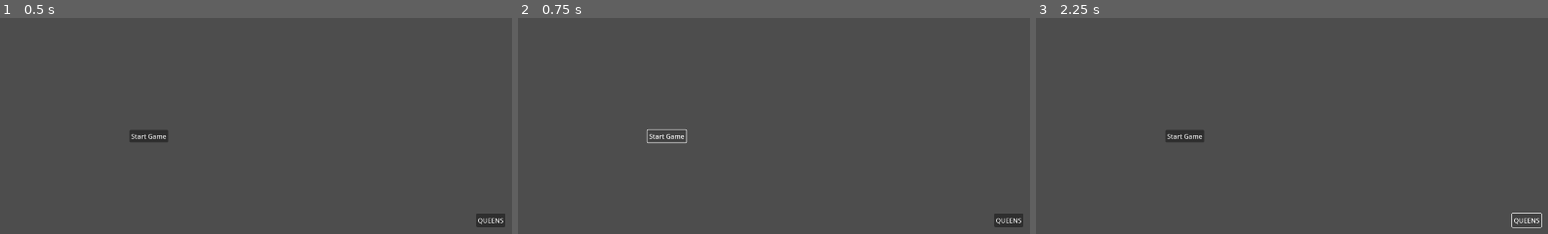
Above: before the commit, frames 1-3 (left to right).
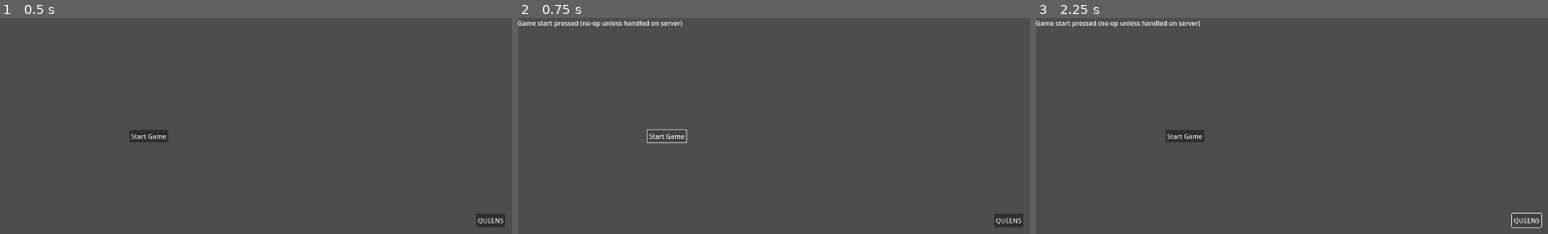
Above: after the commit, the same moments.

Repository: zyreoo/queens
Game: Godot game, scene res://scenes/main.tscn
The game is run twice, just before and just after one commit, with the same random seed, the same clock (stepped at 60 frames per second) and the same inputs.
Inputs:
- Up to frame 1 (0.5 s): no input
- Up to frame 2 (0.75 s): click "Start Game" at 0.5 s
- Up to frame 3 (2.25 s): click "Start Game" at 1.25 s; click "QUEENS" at 2 s

Frame 1 is identical in both runs. In frame 2, 0.4% of the frame differs, in the area x 0-33%, y 1-5%; in frame 3, 0.4%.

Commit message:
ok so had that bug, i ve tried to solve it, i dont know why maybe it is a godot problem bc after many minutes of trying to solve, i saw that i run one instance in godot is not a problem, but i i run two instances i have some problems bc idk are joining more people, so i ve put the limit to two 2, i ve tried many changes to my code, some limits per joining or something in this debug time, also working still to the server, and implementing the old functions that i have made for the peer to peer now to express js

Diff:
--- a/queens-gameplay/project.godot
+++ b/queens-gameplay/project.godot
@@ -14,6 +14,7 @@
 run/main_scene="res://scenes/main.tscn"
 config/features=PackedStringArray("4.4", "Forward Plus")
 config/icon="res://wakatime/icon.svg"
+config/player_id="720b8687-dbb0-4a12-b69a-2d41bf50f4be"
 
 [display]
 
--- a/queens-gameplay/scripts/main.gd
+++ b/queens-gameplay/scripts/main.gd
@@ -4,7 +4,7 @@
 @onready var message_label := $MessageLabel
 @onready var start_button := $StartGameButton
 
-var player_id: int = -1
+var player_id: = ""
 var center_card: Dictionary = {}
 var poll_timer := Timer.new()
 var current_player_id = null
@@ -14,28 +14,43 @@
 var current_turn_index := -1
 
 func _ready():
-	if player_id == -1:
+	player_id = ProjectSettings.get_setting("application/config/player_id", "")
+	if player_id == "":
 		join_game()
-
+	add_child(poll_timer)
+	poll_timer.wait_time = 1.0
+	poll_timer.timeout.connect(fetch_state)
+	poll_timer.start()
+	http.request_completed.connect(_on_request_completed)
+	start_button.pressed.connect(_on_start_game)
 
 func join_game():
-	if player_id != -1:
-		print("already joineds as player")
-		return
-
+	print("Sending join request")
 	var url = "http://localhost:3000/join"
 	var headers = ["Content-Type: application/json"]
-	var body = JSON.stringify({"room_id": "room1"})
+	var body_dict = {
+	"room_id": "room1"
+	}
+	if player_id != "":
+		body_dict["player_id"] = player_id
+	var body = JSON.stringify(body_dict)
 	var err = http.request(url, headers, HTTPClient.METHOD_POST, body)
 	if err != OK:
 		printerr("Failed to join:", err)
+
 
 func _on_start_game():
 	message_label.text = "Game start pressed (no-op unless handled on server)"
 
 func _on_request_completed(result, code, headers, body):
 	var json = JSON.parse_string(body.get_string_from_utf8())
-	if not json: return
+	if not json:
+		print("Invalid JSON from server")
+		return
+	if json.has("player_id"):
+		player_id = json["player_id"]
+		ProjectSettings.set_setting("application/config/player_id", player_id)
+		ProjectSettings.save()
 
 	if json.has("player_index"):
 		player_index = int(json["player_index"])
@@ -43,18 +58,19 @@
 	if json.has("current_turn_index"):
 		current_turn_index = int(json["current_turn_index"])
 
-		if player_index == current_turn_index:
-			message_label.text = " Your turn!"
-		else:
-			message_label.text = " Waiting for player %d" % current_turn_index
-
 	if json.has("hand"):
 		for card_data in json["hand"]:
 			add_card_to_hand(card_data, player_index)
 
+
 	if json.has("center_card"):
 		show_center_card(json["center_card"])
 
+
+	if player_index == current_turn_index:
+		message_label.text = "Your turn!"
+	else:
+		message_label.text = "Waiting for player %d" % current_turn_index
 
 func _on_card_pressed(card_data: Dictionary):
 	if player_index != current_turn_index:
Not shown, changed: queens-server/server.js
